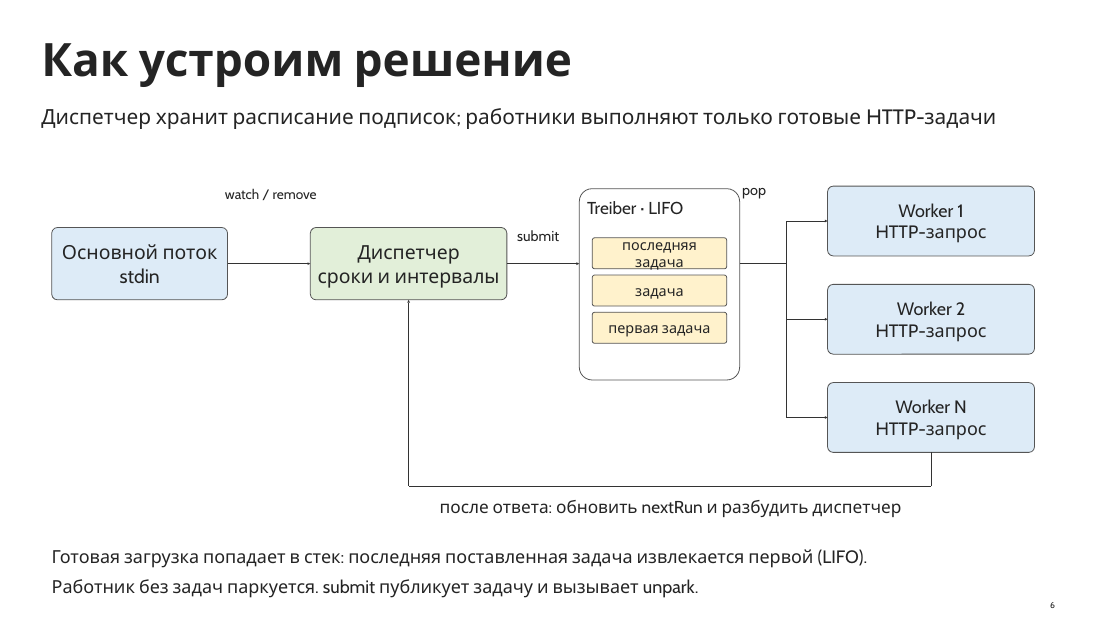
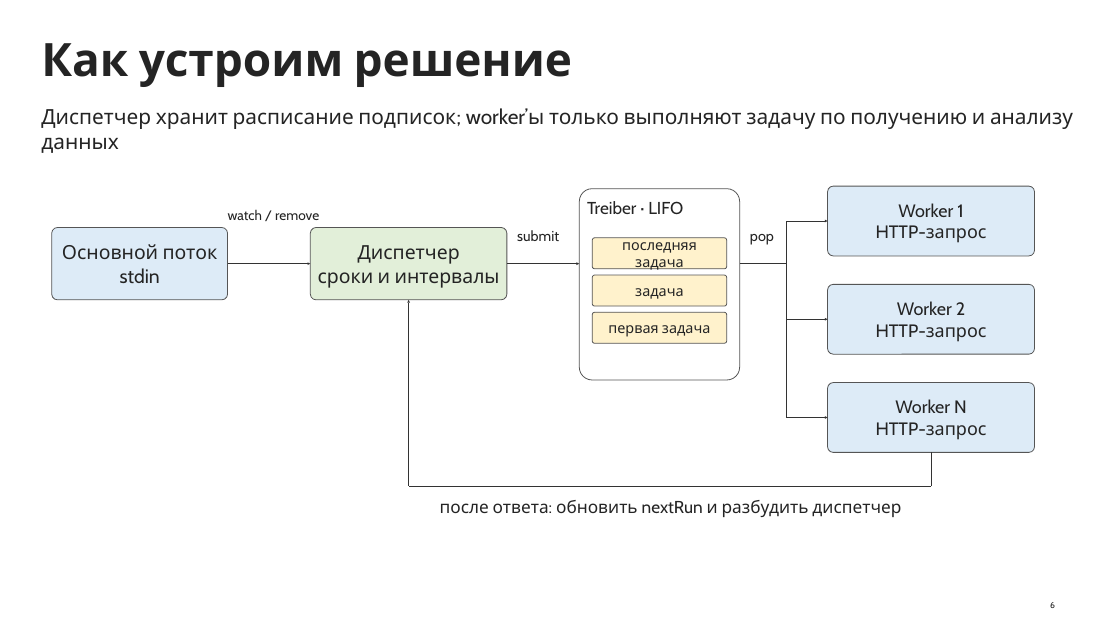
Before and after one commit to LilZaChill/market-pulse-ustinov, a slide deck: slide 6 of advanced/docs/seminar10/Семинар 10.pptx. Drawn at 1120x631 pixels with LibreOffice and Linux fonts; fonts in the diff are those of the drawing. Boxes give left, top, right and bottom in pixels: in the first picture for what was removed or moved away, otherwise in the second. Text is boxed around its words. In the diff, an @@ line names an element or a change of style, - is before the commit and + after.

```diff
--- a/advanced/docs/seminar10/Семинар 10.pptx
+++ b/advanced/docs/seminar10/Семинар 10.pptx
@@ text at bbox=[41, 108, 1073, 129]: text changed @@
-Диспетчер хранит расписание подписок; работники выполняют только готовые HTTP-задачи
+Диспетчер хранит расписание подписок; worker’ы только выполняют задачу по получению и анализу данных
@@ text "watch / remove": place and size @@
-text "watch / remove" at bbox=[225, 188, 317, 199]
+text "watch / remove" at bbox=[228, 210, 319, 220]
@@ text "pop": place and size @@
-text "pop" at bbox=[742, 188, 766, 198]
+text "pop" at bbox=[750, 234, 774, 245]
@@ text removed at bbox=[52, 549, 868, 598] @@
-Готовая загрузка попадает в стек: последняя поставленная задача извлекается первой (LIFO).
-Работник без задач паркуется. submit публикует задачу и вызывает unpark.
```
Also in this commit, not shown: 10 other slides changed, 4 slides added, 4 slides removed.
